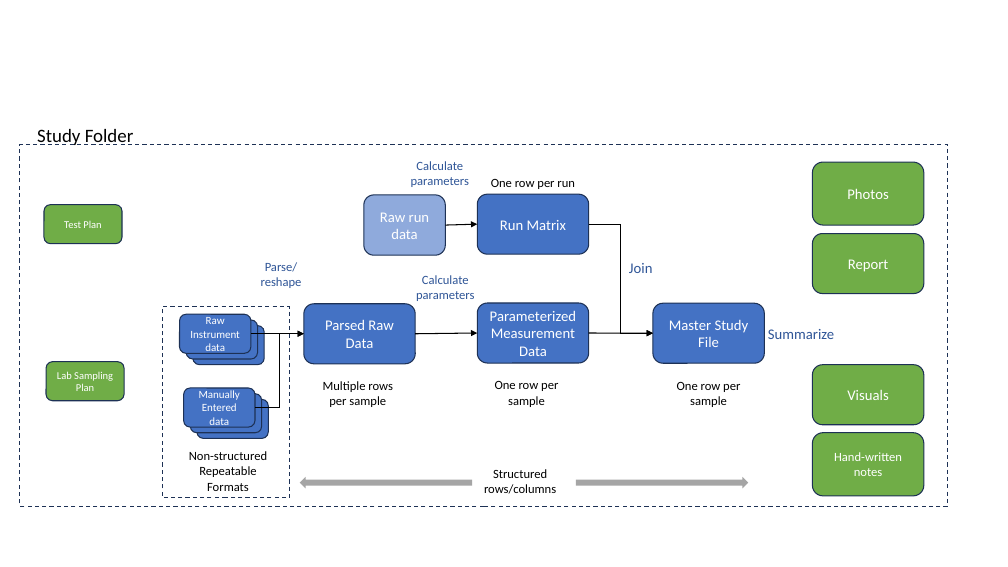
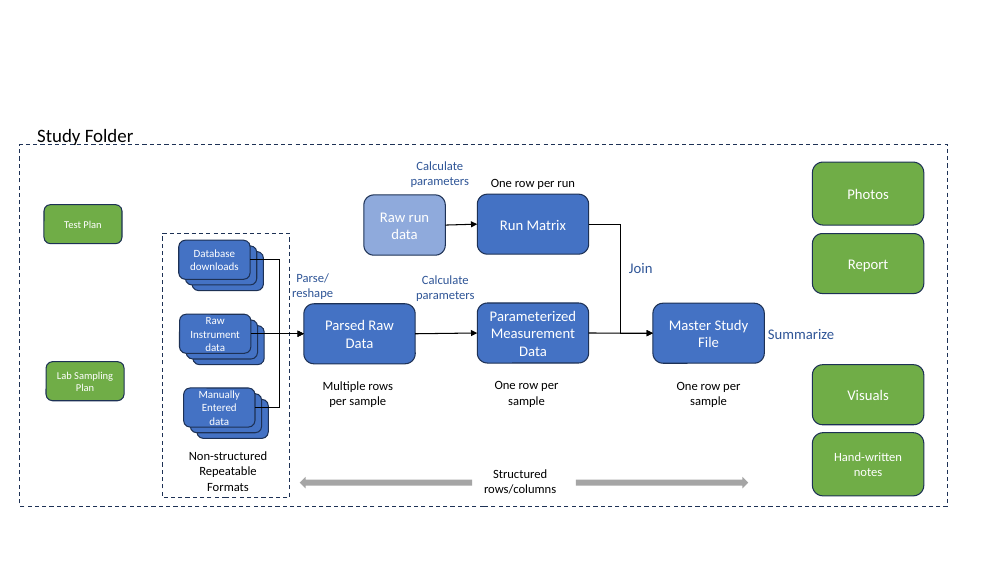
Before and after one commit to jlandgre/Data_Techniques_Training, a slide deck: slide 2 of Images/annotated_images.pptx. Drawn at 1008x567 pixels with LibreOffice and Linux fonts; fonts in the diff are those of the drawing. Boxes give left, top, right and bottom in pixels: in the first picture for what was removed or moved away, otherwise in the second. Text is boxed around its words. In the diff, an @@ line names an element or a change of style, - is before the commit and + after.

Commit message:
Slide updates

```diff
--- a/Images/annotated_images.pptx
+++ b/Images/annotated_images.pptx
@@ rectangle: place and size @@
-rectangle at <box>163,307,290,498</box>
+rectangle at <box>163,233,290,498</box>
@@ rounded rectangle added at <box>178,240,250,280</box>, fill #4472C4, outline #1E3256 1 pt, 10.5 pt, text #FFFFFF @@
+Database downloads
@@ rounded rectangle added at <box>185,246,256,285</box>, fill #4472C4, outline #1E3256 1 pt @@
@@ rounded rectangle added at <box>192,252,263,291</box>, fill #4472C4, outline #1E3256 1 pt @@
@@ elbow arrow added from (250, 260) to (304, 334), #000000 1 pt @@
@@ text "Parse/ reshape": place and size @@
-text "Parse/ reshape" at <box>261,262,302,288</box>
+text "Parse/ reshape" at <box>292,274,333,299</box>
```
Also in this commit, not shown: 2 slides added, 9 other files.
